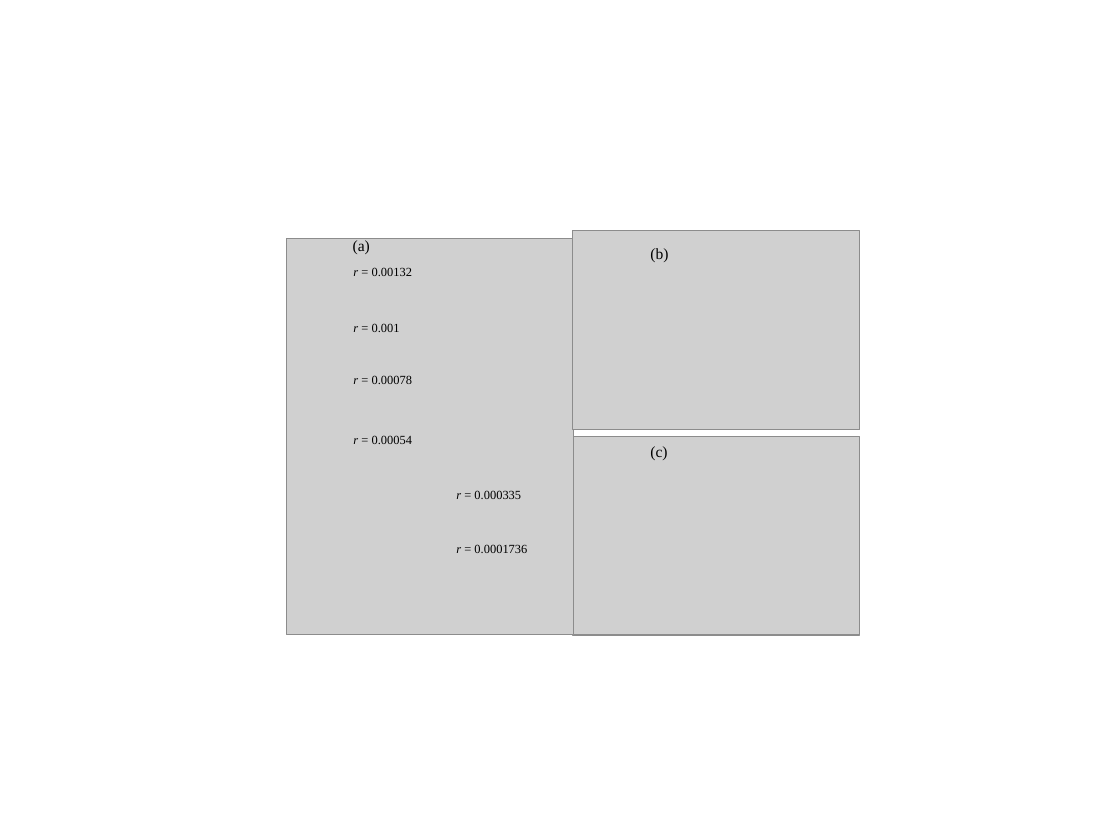
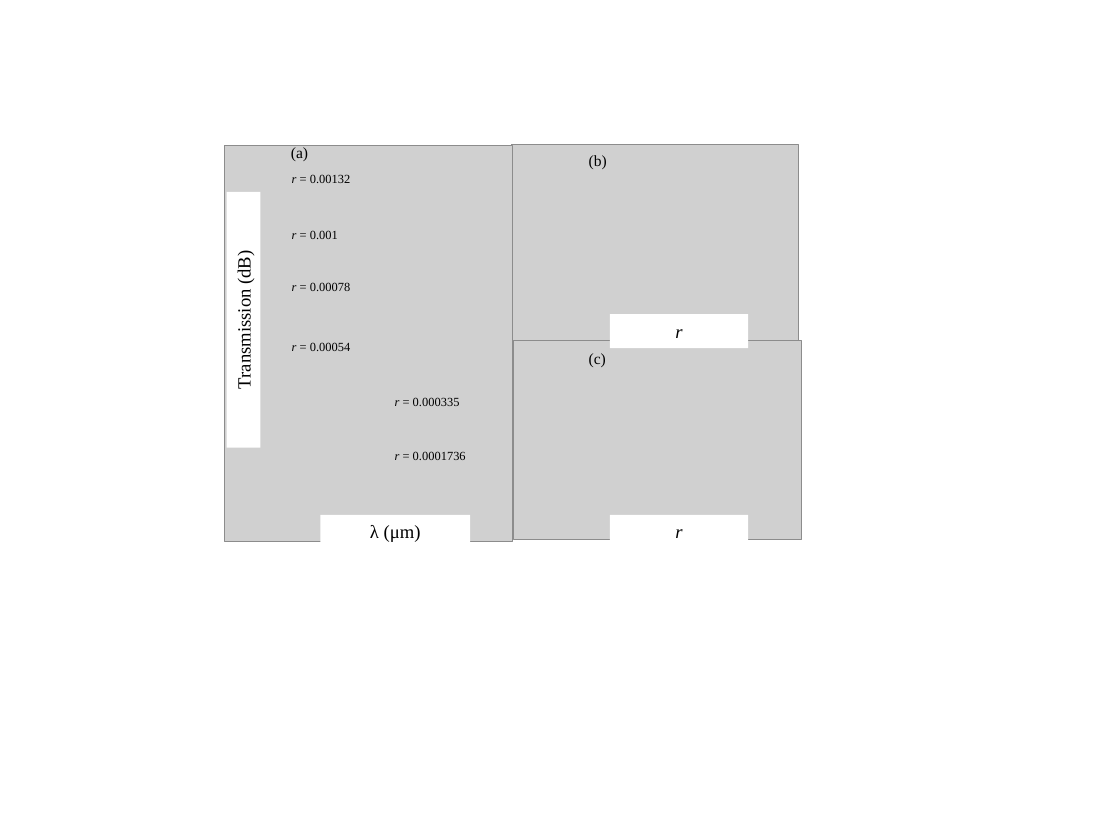
Before and after one commit to huangqiangsheng/thesis, a slide deck: slide 4 of thesis_v1/Pictures/chapt5.pptx. Drawn at 1120x840 pixels with LibreOffice and Linux fonts; fonts in the diff are those of the drawing; grey boxes stand for pictures. Boxes give left, top, right and bottom in pixels: in the first picture for what was removed or moved away, otherwise in the second. Text is boxed around its words. In the diff, an @@ line names an element or a change of style, - is before the commit and + after.

```diff
--- a/thesis_v1/Pictures/chapt5.pptx
+++ b/thesis_v1/Pictures/chapt5.pptx
@@ picture: place and size @@
-picture at box(572, 437, 860, 635)
+picture at box(512, 144, 800, 343)
@@ 9 texts, 1 picture: place and size @@
-9 texts, 1 picture at box(287, 239, 668, 635)
+9 texts, 1 picture at box(225, 146, 607, 542)
@@ picture: place and size @@
-picture at box(572, 231, 860, 429)
+picture at box(514, 340, 802, 539)
@@ group added at box(226, 192, 748, 549): 4 rectangles @@
+Transmission (dB)
+λ (μm)
+r
+r
```
Also in this commit, not shown: 2 other slides changed, 1 slide added, 5 slides removed, 19 other files.
